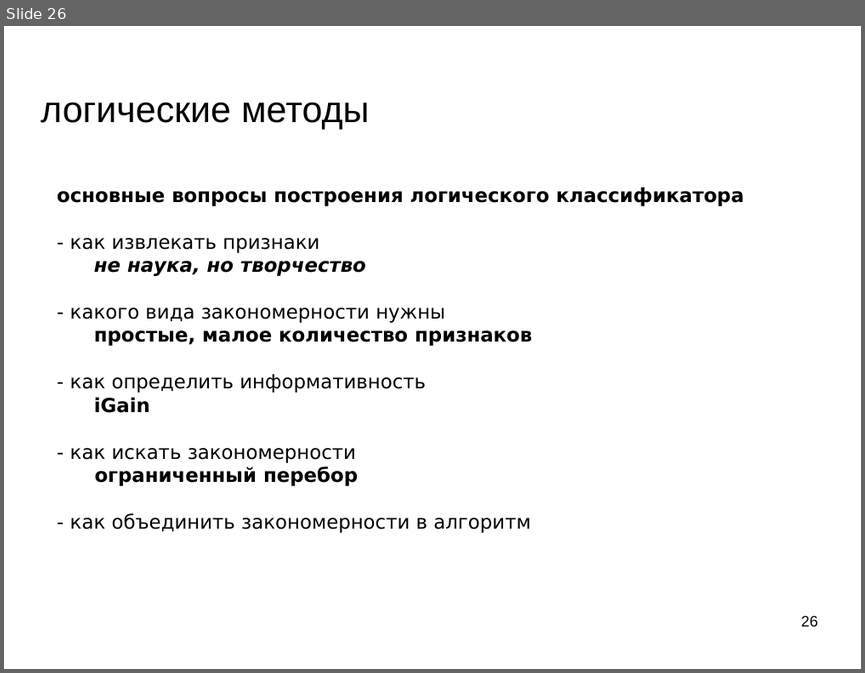
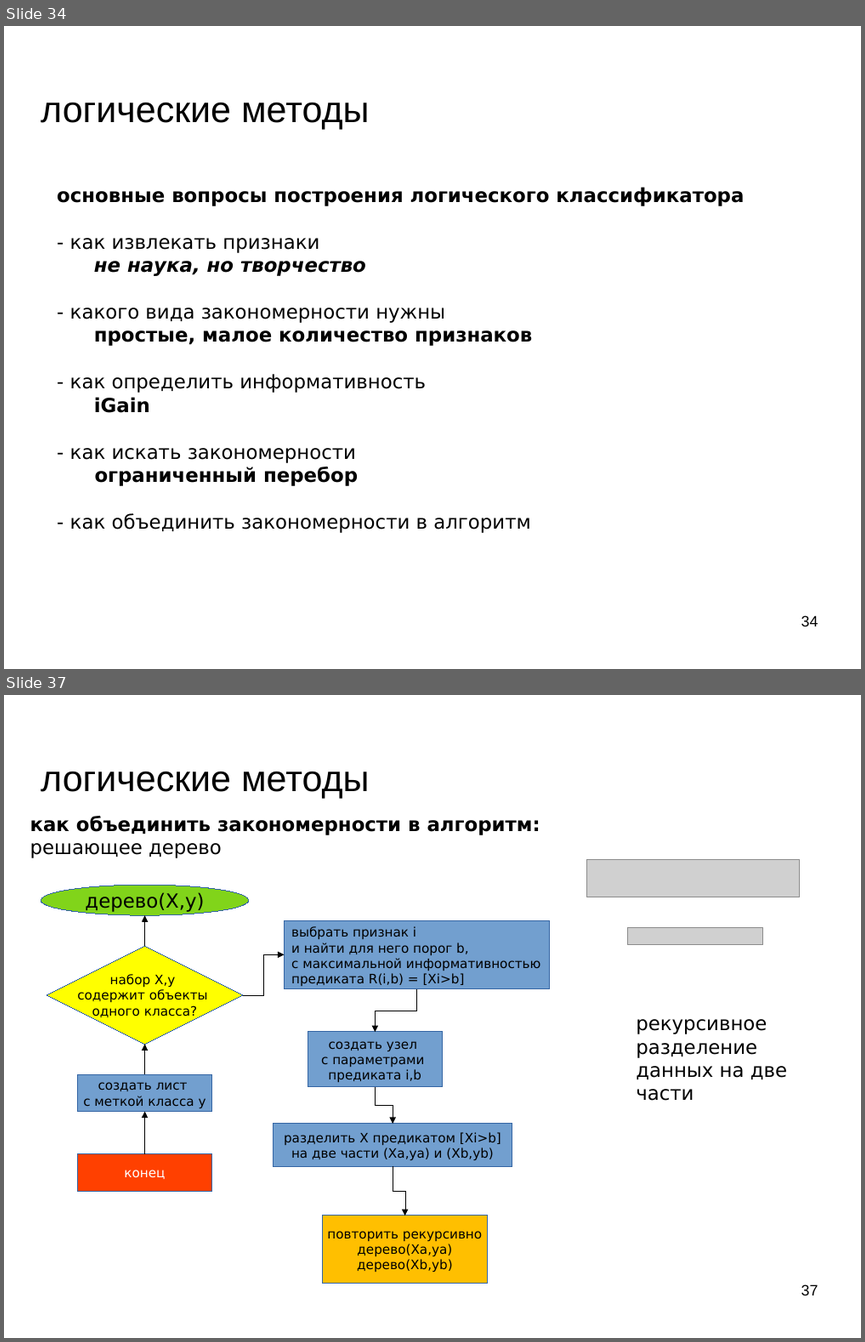
Before and after one commit to mechanoid5/ml_lectorium_legacy, a slide deck: 08-logical.odp. Shown one above the other, each under a label of ours: slide 26 before the commit, slides 34 and 37 after it; the slides between them are not shown. The pictures are 865x673 and 865x1342 pixels, drawn with LibreOffice and Linux fonts; fonts in the diff are those of the drawing; grey boxes stand for pictures; background and template pictures are left out. Boxes give left, top, right and bottom in pixels: in the first picture for what was removed or moved away, otherwise in the second. Text is boxed around its words. In the diff, an @@ line names an element or a change of style, - is before the commit and + after.

```diff
--- a/08-logical.odp
+++ b/08-logical.odp
@@ slide 37 added at [4,695,861,1338], background picture (left out) @@
@@ title added at [41,771,369,799], 33.9 pt, text #000000 @@
+логические методы
@@ text added at [30,816,540,858], 18 pt, text #000000, bold @@
+как объединить закономерности в алгоритм:
+решающее дерево
@@ picture added at [587,859,800,897] @@
@@ ellipse added at [41,885,249,915], fill #81D41A, outline #3465A4 0 pt, 18 pt, text #000000 @@
+дерево(X,y)
@@ elbow arrow added from (145, 946) to (145, 915), #000000 0 pt @@
@@ rectangle added at [284,920,549,989], fill #729FCF, outline #3465A4 0 pt, 12 pt, text #000000 @@
+выбрать признак i
+и найти для него порог b,
+с максимальной информативностью
+предиката R(i,b) = [Xi>b]
@@ diamond added at [46,946,243,1044], fill #FFFF00, outline #3465A4 0 pt, 12 pt, text #000000 @@
+набор X,y
+содержит объекты
+одного класса?
@@ picture added at [628,927,763,945] @@
@@ elbow arrow added from (243, 995) to (284, 955), #000000 0 pt @@
@@ elbow arrow added from (417, 989) to (375, 1032), #000000 0 pt @@
@@ text added at [636,1019,787,1100], 18 pt, text #000000 @@
+рекурсивное
+разделение
+данных на две части
@@ elbow arrow added from (145, 1074) to (145, 1044), #000000 0 pt @@
@@ rectangle added at [308,1032,443,1087], fill #729FCF, outline #3465A4 0 pt, 12 pt, text #000000 @@
+создать узел
+с параметрами
+предиката i,b
@@ rectangle added at [77,1074,211,1111], fill #729FCF, outline #3465A4 0 pt, 12 pt, text #000000 @@
+создать лист
+с меткой класса y
@@ elbow arrow added from (375, 1087) to (392, 1123), #000000 0 pt @@
@@ elbow arrow added from (145, 1155) to (145, 1111), #000000 0 pt @@
@@ rectangle added at [273,1123,511,1166], fill #729FCF, outline #3465A4 0 pt, 12 pt, text #000000 @@
+разделить X предикатом [Xi>b]
+на две части (Xa,ya) и (Xb,yb)
@@ rectangle added at [77,1155,211,1191], fill #FF4000, outline #3465A4 0 pt, 12 pt, text #FFFFFF @@
+конец
@@ elbow arrow added from (392, 1166) to (405, 1215), #000000 0 pt @@
@@ rectangle added at [322,1215,488,1283], fill #FFBF00, outline #3465A4 0 pt, 12 pt, text #000000 @@
+повторить рекурсивно
+дерево(Xa,ya)
+дерево(Xb,yb)
@@ page number added at [801,1284,818,1295], 14 pt, text #000000 @@
+37
@@ what was slide 26 is now slide 34 @@
@@ page number at [801,615,818,626]: text changed @@
-26
+34
```
Also in this commit, not shown: 8 slides changed, 14 other slides added, 1 slide removed.
